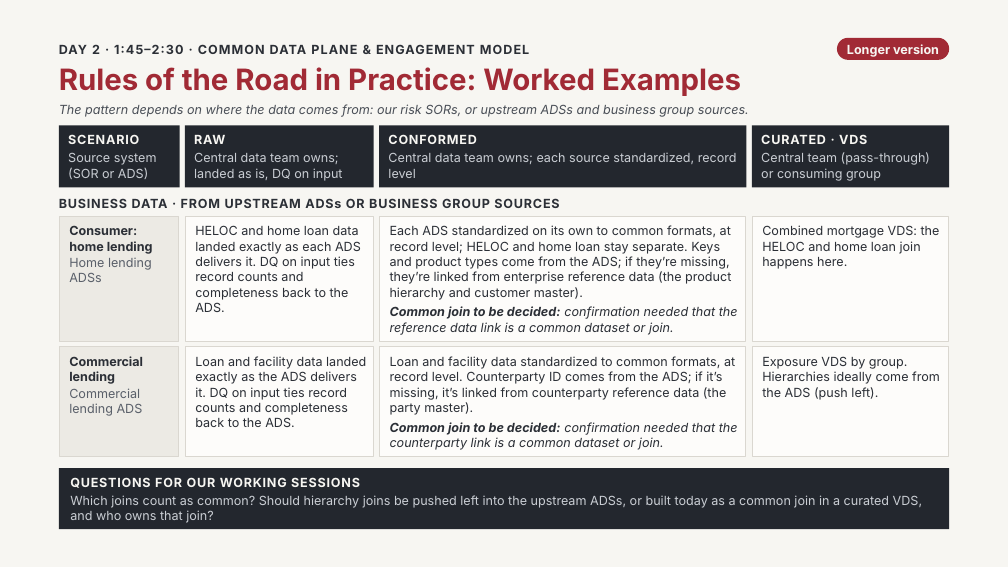
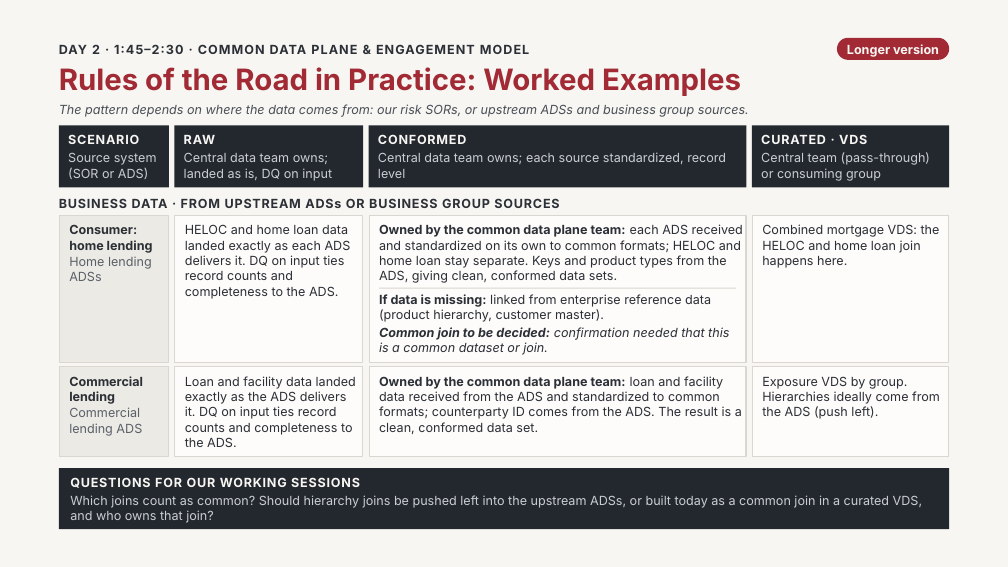
Before and after one commit to EviIius/ALPV, a slide deck: slide 2 of PPTX/Rules of the Road in Practice Worked Examples.pptx. Drawn at 1008x567 pixels with LibreOffice and Linux fonts; fonts in the diff are those of the drawing. Boxes give left, top, right and bottom in pixels: in the first picture for what was removed or moved away, otherwise in the second. Text is boxed around its words. In the diff, an @@ line names an element or a change of style, - is before the commit and + after.

```diff
--- a/PPTX/Rules of the Road in Practice Worked Examples.pptx
+++ b/PPTX/Rules of the Road in Practice Worked Examples.pptx
@@ rectangle: place and size @@
-rectangle at (59,126,180,188)
+rectangle at (59,126,169,188)
@@ 2 texts, 1 rectangle: place and size @@
-2 texts, 1 rectangle at (185,126,374,188)
+2 texts, 1 rectangle at (175,126,364,188)
@@ rectangle: place and size @@
-rectangle at (379,126,746,188)
+rectangle at (369,126,747,188)
@@ text "CONFORMED": place and size @@
-text "CONFORMED" at (388,134,476,144)
+text "CONFORMED" at (378,134,466,144)
@@ text "Central data team owns; each ...": place and size @@
-text "Central data team owns; each ..." at (388,153,737,178)
+text "Central data team owns; each ..." at (378,152,726,178)
@@ rectangle: place and size @@
-rectangle at (59,216,178,342)
+rectangle at (59,216,168,363)
@@ rectangle "HELOC and home loan data ...": place and size @@
-rectangle "HELOC and home loan data ..." at (185,216,374,342)
+rectangle "HELOC and home loan data ..." at (175,216,363,363)
@@ text in rectangle at (185,224,351,299): text changed @@
-HELOC and home loan data landed exactly as each ADS delivers it. DQ on input ties record counts and completeness back to the ADS.
+HELOC and home loan data landed exactly as each ADS delivers it. DQ on input ties record counts and completeness to the ADS.
@@ rectangle: place and size @@
-rectangle at (380,216,746,342)
+rectangle at (369,216,746,363)
@@ text at (379,224,743,283): text changed @@
-Each ADS standardized on its own to common formats, at record level; HELOC and home loan stay separate. Keys and product types come from the ADS; if they’re missing, they’re linked from enterprise reference data (the product hierarchy and customer master).
+Owned by the common data plane team: each ADS received and standardized on its own to common formats; HELOC and home loan stay separate. Keys and product types from the ADS, giving clean, conformed data sets.
@@ rectangle "Combined mortgage VDS: the HELOC ...": place and size @@
-rectangle "Combined mortgage VDS: the HELOC ..." at (752,216,949,342)
+rectangle "Combined mortgage VDS: the HELOC ..." at (752,216,949,363)
@@ line added from (379, 288) to (737, 288), #DAD7D0 1 pt @@
@@ text added at (379,294,711,322), 12 pt, text #2B2F36 @@
+If data is missing: linked from enterprise reference data (product hierarchy, customer master).
@@ text at (379,327,729,355): text changed @@
-Common join to be decided: confirmation needed that the reference data link is a common dataset or join.
+Common join to be decided: confirmation needed that this is a common dataset or join.
@@ rectangle removed at (380,347,746,457) @@
@@ text removed at (390,356,735,415) @@
-Loan and facility data standardized to common formats, at record level. Counterparty ID comes from the ADS; if it’s missing, it’s linked from counterparty reference data (the party master).
@@ rectangle: place and size @@
-rectangle at (59,347,178,457)
+rectangle at (59,367,168,457)
@@ text "Commercial lending": place and size @@
-text "Commercial lending" at (69,356,143,384)
+text "Commercial lending" at (69,376,143,404)
@@ rectangle "Loan and facility data landed ...": place and size @@
-rectangle "Loan and facility data landed ..." at (185,347,374,457)
+rectangle "Loan and facility data landed ..." at (175,367,363,457)
@@ text in rectangle at (185,376,356,447): text changed @@
-Loan and facility data landed exactly as the ADS delivers it. DQ on input ties record counts and completeness back to the ADS.
+Loan and facility data landed exactly as the ADS delivers it. DQ on input ties record counts and completeness to the ADS.
@@ rectangle "Owned by the common data ...": place and size @@
-rectangle "Owned by the common data ..." at (390,422,738,450)
+rectangle "Owned by the common data ..." at (369,367,746,457)
@@ rectangle "Owned by the common data ..." at (369,367,746,457): fill none to #FDFCFA; outline none to #DAD7D0 1 pt @@
@@ text in rectangle at (379,376,742,434): text changed; italic off @@
-Common join to be decided: confirmation needed that the counterparty link is a common dataset or join.
+Owned by the common data plane team: loan and facility data received from the ADS and standardized to common formats; counterparty ID comes from the ADS. The result is a clean, conformed data set.
@@ rectangle "Exposure VDS by group. Hierarchies ...": place and size @@
-rectangle "Exposure VDS by group. Hierarchies ..." at (752,347,949,457)
+rectangle "Exposure VDS by group. Hierarchies ..." at (752,367,949,457)
@@ text "Commercial lending ADS": place and size @@
-text "Commercial lending ADS" at (69,388,143,416)
+text "Commercial lending ADS" at (69,407,142,436)
```
Also in this commit, not shown: 1 other slide changed.
